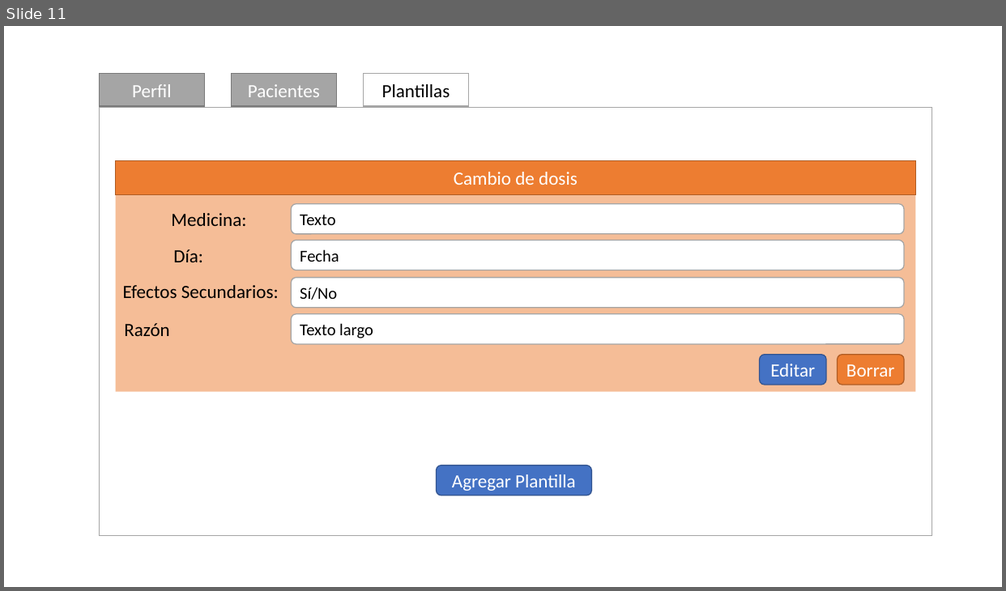
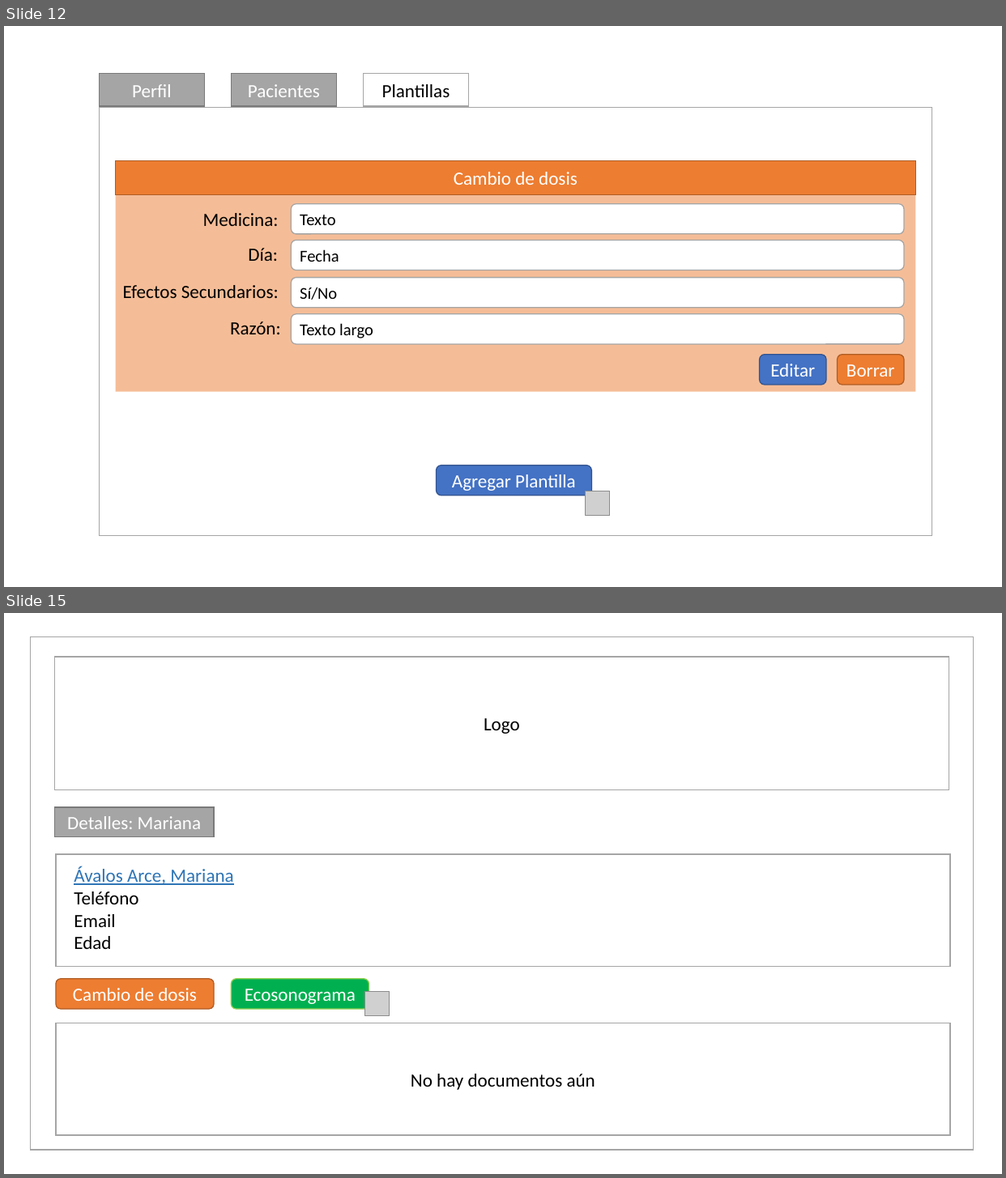
Before and after one commit to the-other-mariana/pm, a slide deck: PM1/eng/MVP.pptx. Shown one above the other, each under a label of ours: slide 11 before the commit, slides 12 and 15 after it; the slides between them are not shown. The pictures are 1006x591 and 1006x1178 pixels, drawn with LibreOffice and Linux fonts; fonts in the diff are those of the drawing; grey boxes stand for pictures. Boxes give left, top, right and bottom in pixels: in the first picture for what was removed or moved away, otherwise in the second. Text is boxed around its words. In the diff, an @@ line names an element or a change of style, - is before the commit and + after.

```diff
--- a/PM1/eng/MVP.pptx
+++ b/PM1/eng/MVP.pptx
@@ slide 15 added at (4,613,1002,1174), background #FFFFFF @@
@@ rectangle added at (30,637,974,1151), fill #FFFFFF, outline #A5A5A5 1 pt @@
@@ rectangle added at (55,658,949,790), fill #FFFFFF, outline #A5A5A5 1 pt, 18 pt, text #000000 @@
+Logo
@@ rectangle added at (55,807,215,837), fill #A5A5A5, outline #7A7A7A 1 pt, 18 pt, text #FFFFFF @@
+Detalles: Mariana
@@ rectangle added at (56,854,950,966), fill #FFFFFF, outline #A5A5A5 1 pt @@
@@ text added at (74,867,233,949), 18 pt, text #2E75B6, underline @@
+Ávalos Arce, Mariana
+Teléfono
+Email
+Edad
@@ rounded rectangle added at (56,979,214,1009), fill #ED7D31, outline #AF5C24 1 pt, 18 pt, text #FFFFFF @@
+Cambio de dosis
@@ rounded rectangle added at (231,979,368,1009), fill #00B050, outline #92D050 1 pt, 18 pt, text #FFFFFF @@
+Ecosonograma
@@ picture added at (364,992,390,1016) @@
@@ rectangle added at (56,1024,950,1136), fill #FFFFFF, outline #A5A5A5 1 pt, 18 pt, text #000000 @@
+No hay documentos aún
@@ what was slide 11 is now slide 12 @@
@@ slide 12 changed as well @@
@@ text "Medicina:": place and size @@
-text "Medicina:" at (171,213,246,226)
+text "Medicina:" at (203,213,279,226)
@@ text "Día:": place and size @@
-text "Día:" at (173,250,203,263)
+text "Día:" at (248,248,278,261)
@@ text at (230,322,281,335): text changed @@
-Razón
+Razón:
@@ picture added at (586,492,611,516) @@
```
Also in this commit, not shown: 10 other slides changed, 4 other slides added.
